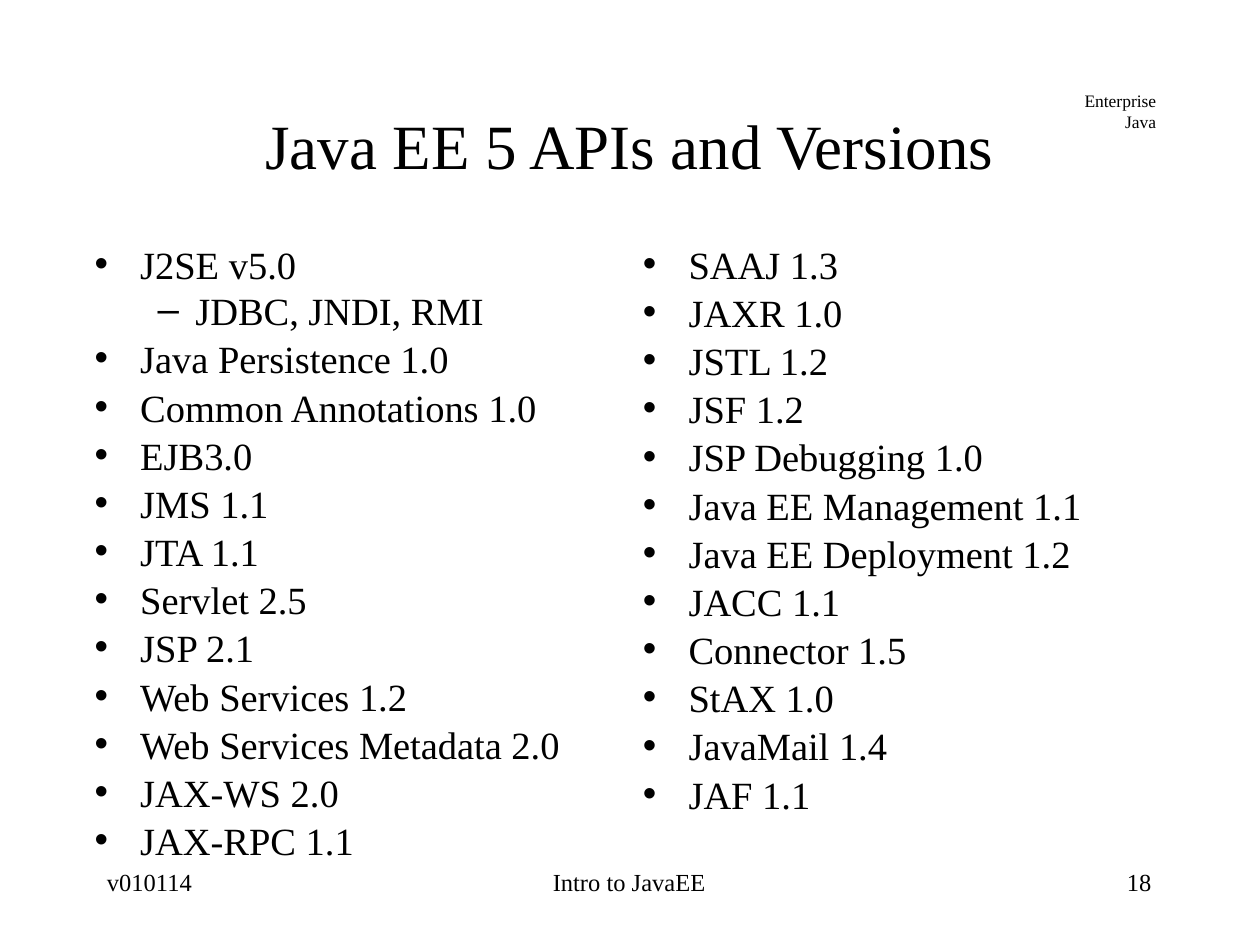
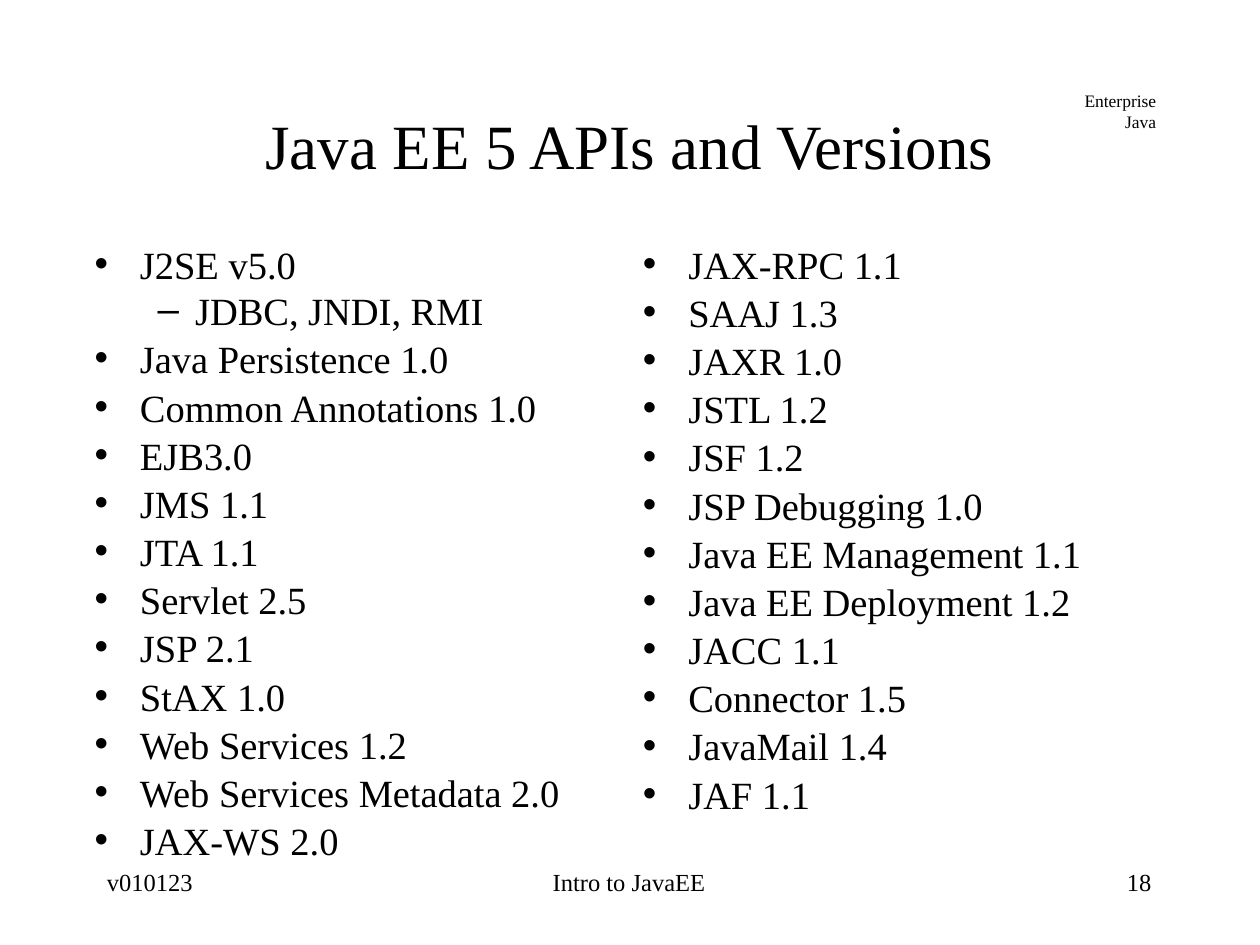
Before and after one commit to jcstaff/ejava-javaee, a slide deck: slide 18 of course-docs/src/site/resources/lectures/javaee-intro.ppt. Drawn at 1260x945 pixels with LibreOffice and Linux fonts; fonts in the diff are those of the drawing. Boxes give left, top, right and bottom in pixels: in the first picture for what was removed or moved away, otherwise in the second. Text is boxed around its words. In the diff, an @@ line names an element or a change of style, - is before the commit and + after.

```diff
--- a/course-docs/src/site/resources/lectures/javaee-intro.ppt
+++ b/course-docs/src/site/resources/lectures/javaee-intro.ppt
@@ text at (688,253,902,280): paragraph added @@
+• JAX-RPC 1.1
@@ text at (140,685,285,712): paragraph added @@
+• StAX 1.0
@@ text at (689,686,834,713): paragraph removed @@
-• StAX 1.0
@@ text at (140,829,354,856): paragraph removed @@
-• JAX-RPC 1.1
@@ text at (107,874,193,892): text changed @@
-v010114
+v010123
```
Also in this commit, not shown: 21 other slides changed, 2 other files.
